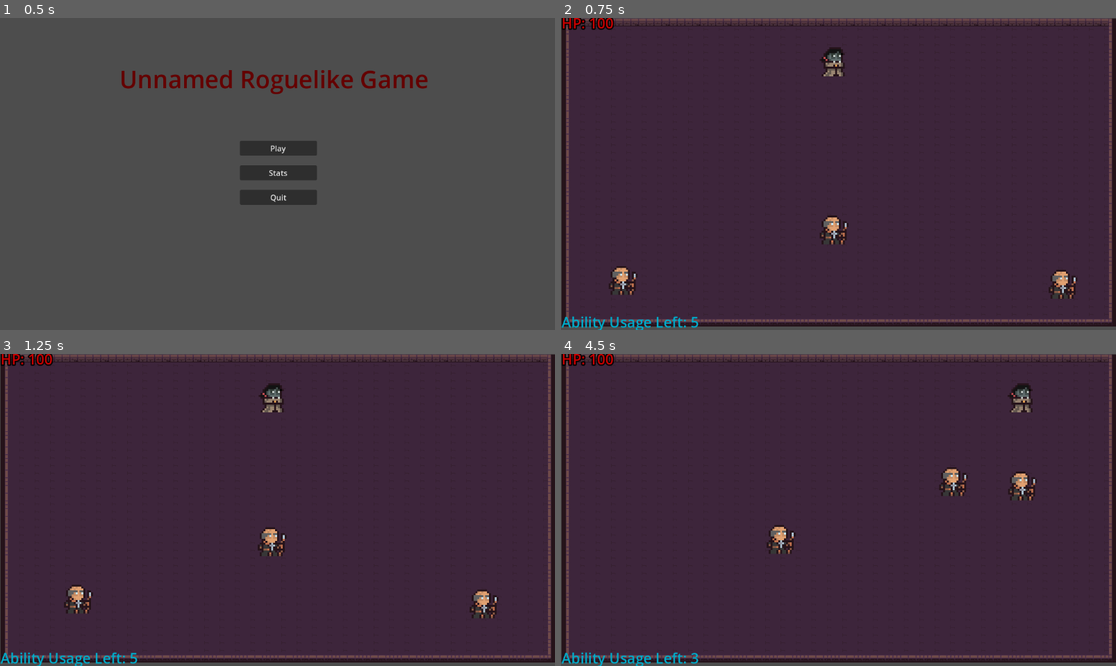
Above: before the commit, frames 1-4 (two rows, left to right).
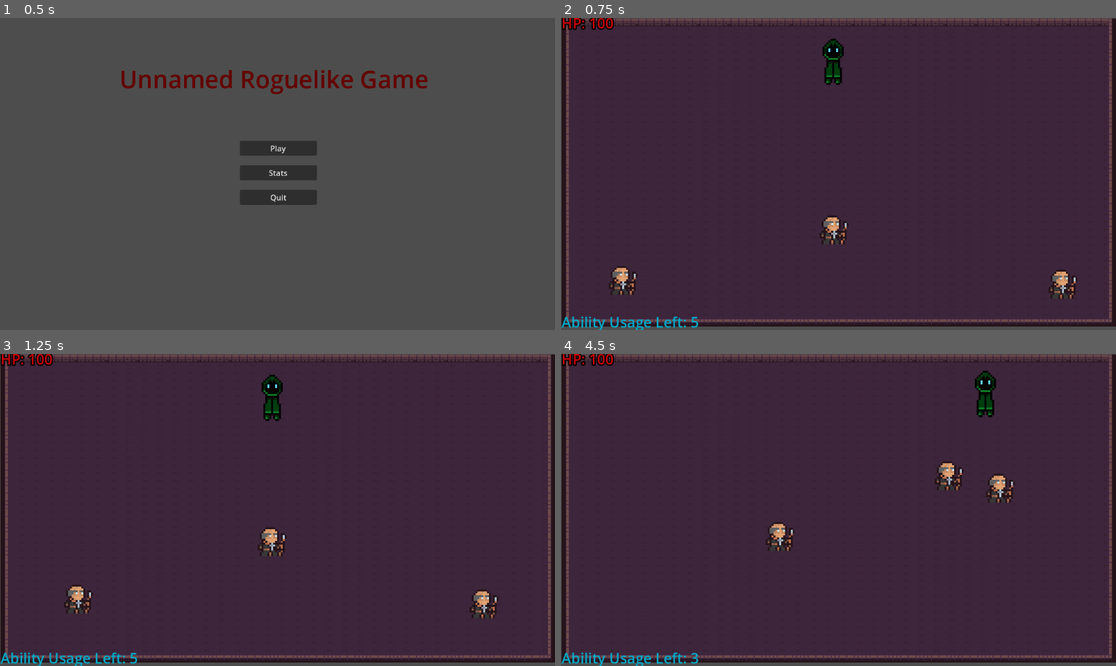
Above: after the commit, the same moments.

Repository: Unnamed-Roguelike-Game/Game
Game: Godot game, scene res://Main_Menu.tscn
Two runs of this game, one before a commit and one after it. Both use one fixed random seed, a clock stepped at 60 frames per second and the inputs below.
Inputs (mouse positions are in pixels of both pictures, inside the frame that each line leads up to):
- Up to frame 1 (0.5 s): no input
- Up to frame 2 (0.75 s): click "Play" at 0.5 s
- Up to frame 3 (1.25 s): no input
- Up to frame 4 (4.5 s): move the mouse to (960, 494) at 1.27 s; hold D (right) 1.28-2.03 s; click (960, 494) at 1.35 s; move the mouse to (727, 525) at 2.02 s; hold S (down) 2.03-2.78 s; tap E (use_ability) at 2.1, 3.6 s; move the mouse to (894, 441) at 2.77 s; hold D (right) 2.78-3.53 s; click (894, 441) at 2.85 s; move the mouse to (810, 572) at 3.52 s; hold W (up) 3.53-4.28 s; move the mouse to (1005, 556) at 4.27 s; hold A (left) from 4.28 s (still down); click (1005, 556) at 4.35 s

Frame 1 is identical in both runs. In frame 2, 0.5% of the frame differs, in the area x 46-52%, y 6-22%; in frame 3, 0.5%; in frame 4, 2.0%, in the area x 36-86%, y 5-65%.

Commit message:
#79 #80 #81 I1.6 I1.7 I1.8 Player Idle and Running Animations (#166)
* Replace player sprite, add AnimationPlayer

* Add all Idle and Running Animations for Player

* Remove temporary player damage animation, rework player damage functions

* Add 4-way directional animations, remove AnimationPlayer

* Clean code a bit more, add comments

* Break up conditionals into variables

* Cleanup player script

* Add missing type declaration

Diff:
--- a/Unnamed Roguelike Game/Player.gd
+++ b/Unnamed Roguelike Game/Player.gd
@@ -5,6 +5,7 @@
 
 @onready var arrow_direction: Marker2D = $"Projectile Spawn"
 @onready var hurt_timer: Timer = $"Hurt_Timer"
+@onready var animated_sprite_2d: AnimatedSprite2D = $"AnimatedSprite2D"
 
 var enemies_in_hitbox: Array = []
 
@@ -14,20 +15,81 @@
 var max_ability_usage: int = 5
 var ability_used_count: int = 0
 
+
 func _physics_process(delta: float) -> void:
 
 	var input_direction: Vector2 = Input.get_vector("left", "right", "up", "down").normalized()
+	var mouse_direction: Vector2 = get_local_mouse_position().normalized()
 
-	velocity = input_direction * player_speed * delta
+	handle_movement_input(delta)
+	handle_action_input()
+	handle_animations(input_direction, mouse_direction)
+	handle_damage()
 
 
+func handle_movement_input(delta: float) -> void:
+	var input_direction: Vector2 = Input.get_vector("left", "right", "up", "down").normalized()
+	velocity = input_direction * player_speed * delta
+	move_and_collide(velocity)
+
+
+func handle_action_input() -> void:
 	if Input.is_action_just_pressed("shoot"):
 		shoot()
 
 	if Input.is_action_just_pressed("use_ability"):
 		use_heal_ability(10)
 
-	move_and_collide(velocity)
+
+func handle_animations(input_direction: Vector2, mouse_direction: Vector2) -> void:
+
+	# vertical_range represents the angle of the mouse relative to the character
+	# within_vertical_range will check if the mouse is within the bounds of vertical_range,
+	# to determine if the player is looking far up/down enough to justify making them
+	# face forward/back in their sprite, note that 0.8 is some arbitrary number, could be higher or lower
+	var vertical_range: float = 0.8
+	var within_vertical_range: bool = mouse_direction.x > -vertical_range and mouse_direction.x < vertical_range
+
+	var player_looking_back: bool = mouse_direction.y < 0
+	var player_looking_forward: bool = mouse_direction.y > 0
+
+	flip_sprite_direction(mouse_direction)
+
+	# Player is not moving
+	if input_direction == Vector2.ZERO:
+		if player_looking_back and within_vertical_range:
+			animated_sprite_2d.play("IdleBack")
+		elif player_looking_forward  and within_vertical_range:
+			animated_sprite_2d.play("IdleForward")
+		else:
+			animated_sprite_2d.play("IdleSide")
+
+	# Player is moving
+	else:
+		if player_looking_back and within_vertical_range:
+			animated_sprite_2d.play("RunBack")
+		elif player_looking_forward  and within_vertical_range:
+			animated_sprite_2d.play("RunForward")
+		else:
+			animated_sprite_2d.play("RunSide")
+
+
+func handle_damage() -> void:
+	if enemies_in_hitbox.is_empty():
+		return
+
+	if !hurt_timer.is_stopped():
+		return
+
+	player_hit()
+	hurt_timer.start(1)
+
+
+func flip_sprite_direction(mouse_direction: Vector2) -> void:
+	if mouse_direction.x < 0:
+		animated_sprite_2d.flip_h = true
+	else:
+		animated_sprite_2d.flip_h = false
 
 
 func use_heal_ability(health_to_heal: int) -> void:
@@ -44,11 +106,6 @@
 	current_player_health = min(current_player_health + health_to_heal, max_player_health)
 
 
-func player_death():
-	if current_player_health <= 0:
-		self.queue_free()
-
-
 func shoot() -> void:
 	var arrow: Node2D = Arrow.instantiate()
 	arrow_direction.look_at(get_global_mouse_position())
@@ -58,36 +115,16 @@
 
 func player_hit() -> void:
 	current_player_health -= 10
-	player_death()
-	modulate.a = 0.5
-	modulate.b = 0
-	modulate.g = 0
-	hurt_timer.start()
-	#Psuedo Hurt animation to show when I-Frames start/end
-	var tween: Tween = get_tree().create_tween()
-	var tween2: Tween = get_tree().create_tween()
-	var tween3: Tween = get_tree().create_tween()
-	tween.tween_property(self, "modulate:a", 1, 1.5)
-	tween2.tween_property(self, "modulate:b", 1, 1)
-	tween3.tween_property(self, "modulate:g", 1, 1)
+
+	if current_player_health <= 0:
+		self.queue_free()
 
 
 func _on_hurtbox_body_entered(body: Node2D) -> void:
 	if "Enemy" in body.name:
-		if enemies_in_hitbox.is_empty():
-			enemies_in_hitbox.push_back(body.name)
-		if modulate.a == 1:
-			player_hit()
+		enemies_in_hitbox.push_back(body.name)
 
 
 func _on_hurtbox_body_exited(body: Node2D) -> void:
 	if "Enemy" in body.name:
 		enemies_in_hitbox.pop_back()
-
-
-func _on_hurt_timer_timeout() -> void:
-	modulate.a = 1
-	modulate.b = 1
-	modulate.g = 1
-	if !enemies_in_hitbox.is_empty():
-		player_hit()
--- a/Unnamed Roguelike Game/Player.tscn
+++ b/Unnamed Roguelike Game/Player.tscn
@@ -1,31 +1,175 @@
-[gd_scene load_steps=8 format=3 uid="uid://b06g5m8ciufci"]
+[gd_scene load_steps=25 format=3 uid="uid://b06g5m8ciufci"]
 
 [ext_resource type="Script" path="res://Player.gd" id="1_mnvdn"]
 [ext_resource type="PackedScene" uid="uid://vpxnb4ig426g" path="res://Player_Projectile.tscn" id="2_515bq"]
-[ext_resource type="Texture2D" uid="uid://q27rjo51gs7l" path="res://assets/placeholder assets/character and tileset/Dungeon_Character_2.png" id="2_mu5ym"]
+[ext_resource type="Texture2D" uid="uid://c4iqoybbiw31l" path="res://assets/PlayerAssets/PlayerSpriteSheet.png" id="3_58hss"]
 
 [sub_resource type="CapsuleShape2D" id="CapsuleShape2D_lacq0"]
-radius = 6.75
-height = 16.0
-
-[sub_resource type="AtlasTexture" id="AtlasTexture_r605k"]
-atlas = ExtResource("2_mu5ym")
-region = Rect2(32, 16, 16, 16)
-
-[sub_resource type="SpriteFrames" id="SpriteFrames_rjec6"]
+radius = 5.5
+height = 23.5
+
+[sub_resource type="AtlasTexture" id="AtlasTexture_ixuyr"]
+atlas = ExtResource("3_58hss")
+region = Rect2(255, 0, 17, 29)
+
+[sub_resource type="AtlasTexture" id="AtlasTexture_opnqr"]
+atlas = ExtResource("3_58hss")
+region = Rect2(17, 0, 17, 29)
+
+[sub_resource type="AtlasTexture" id="AtlasTexture_r34nv"]
+atlas = ExtResource("3_58hss")
+region = Rect2(34, 0, 17, 29)
+
+[sub_resource type="AtlasTexture" id="AtlasTexture_yges1"]
+atlas = ExtResource("3_58hss")
+region = Rect2(51, 0, 17, 29)
+
+[sub_resource type="AtlasTexture" id="AtlasTexture_lqttc"]
+atlas = ExtResource("3_58hss")
+region = Rect2(68, 0, 17, 29)
+
+[sub_resource type="AtlasTexture" id="AtlasTexture_0bg5t"]
+atlas = ExtResource("3_58hss")
+region = Rect2(153, 0, 17, 29)
+
+[sub_resource type="AtlasTexture" id="AtlasTexture_d6h4h"]
+atlas = ExtResource("3_58hss")
+region = Rect2(289, 0, 17, 29)
+
+[sub_resource type="AtlasTexture" id="AtlasTexture_qmo3u"]
+atlas = ExtResource("3_58hss")
+region = Rect2(306, 0, 17, 29)
+
+[sub_resource type="AtlasTexture" id="AtlasTexture_rdwrh"]
+atlas = ExtResource("3_58hss")
+region = Rect2(323, 0, 17, 29)
+
+[sub_resource type="AtlasTexture" id="AtlasTexture_eyses"]
+atlas = ExtResource("3_58hss")
+region = Rect2(340, 0, 17, 29)
+
+[sub_resource type="AtlasTexture" id="AtlasTexture_sh13x"]
+atlas = ExtResource("3_58hss")
+region = Rect2(85, 0, 17, 29)
+
+[sub_resource type="AtlasTexture" id="AtlasTexture_ne1vk"]
+atlas = ExtResource("3_58hss")
+region = Rect2(102, 0, 17, 29)
+
+[sub_resource type="AtlasTexture" id="AtlasTexture_q8v3y"]
+atlas = ExtResource("3_58hss")
+region = Rect2(119, 0, 17, 29)
+
+[sub_resource type="AtlasTexture" id="AtlasTexture_b6mnw"]
+atlas = ExtResource("3_58hss")
+region = Rect2(136, 0, 17, 29)
+
+[sub_resource type="AtlasTexture" id="AtlasTexture_l1x7h"]
+atlas = ExtResource("3_58hss")
+region = Rect2(170, 0, 17, 29)
+
+[sub_resource type="AtlasTexture" id="AtlasTexture_advcg"]
+atlas = ExtResource("3_58hss")
+region = Rect2(187, 0, 17, 29)
+
+[sub_resource type="AtlasTexture" id="AtlasTexture_1kk66"]
+atlas = ExtResource("3_58hss")
+region = Rect2(204, 0, 17, 29)
+
+[sub_resource type="AtlasTexture" id="AtlasTexture_dveys"]
+atlas = ExtResource("3_58hss")
+region = Rect2(221, 0, 17, 29)
+
+[sub_resource type="SpriteFrames" id="SpriteFrames_ju47r"]
 animations = [{
 "frames": [{
 "duration": 1.0,
-"texture": SubResource("AtlasTexture_r605k")
-}],
-"loop": true,
-"name": &"default",
+"texture": SubResource("AtlasTexture_ixuyr")
+}],
+"loop": true,
+"name": &"IdleBack",
+"speed": 5.0
+}, {
+"frames": [{
+"duration": 1.0,
+"texture": SubResource("AtlasTexture_opnqr")
+}, {
+"duration": 1.0,
+"texture": SubResource("AtlasTexture_r34nv")
+}, {
+"duration": 1.0,
+"texture": SubResource("AtlasTexture_yges1")
+}, {
+"duration": 1.0,
+"texture": SubResource("AtlasTexture_lqttc")
+}],
+"loop": true,
+"name": &"IdleForward",
+"speed": 5.0
+}, {
+"frames": [{
+"duration": 1.0,
+"texture": SubResource("AtlasTexture_0bg5t")
+}],
+"loop": true,
+"name": &"IdleSide",
+"speed": 5.0
+}, {
+"frames": [{
+"duration": 1.0,
+"texture": SubResource("AtlasTexture_d6h4h")
+}, {
+"duration": 1.0,
+"texture": SubResource("AtlasTexture_qmo3u")
+}, {
+"duration": 1.0,
+"texture": SubResource("AtlasTexture_rdwrh")
+}, {
+"duration": 1.0,
+"texture": SubResource("AtlasTexture_eyses")
+}],
+"loop": true,
+"name": &"RunBack",
+"speed": 5.0
+}, {
+"frames": [{
+"duration": 1.0,
+"texture": SubResource("AtlasTexture_sh13x")
+}, {
+"duration": 1.0,
+"texture": SubResource("AtlasTexture_ne1vk")
+}, {
+"duration": 1.0,
+"texture": SubResource("AtlasTexture_q8v3y")
+}, {
+"duration": 1.0,
+"texture": SubResource("AtlasTexture_b6mnw")
+}],
+"loop": true,
+"name": &"RunForward",
+"speed": 5.0
+}, {
+"frames": [{
+"duration": 1.0,
+"texture": SubResource("AtlasTexture_l1x7h")
+}, {
+"duration": 1.0,
+"texture": SubResource("AtlasTexture_advcg")
+}, {
+"duration": 1.0,
+"texture": SubResource("AtlasTexture_1kk66")
+}, {
+"duration": 1.0,
+"texture": SubResource("AtlasTexture_dveys")
+}],
+"loop": true,
+"name": &"RunSide",
 "speed": 5.0
 }]
 
 [sub_resource type="CapsuleShape2D" id="CapsuleShape2D_pcabg"]
-radius = 7.5
-height = 17.5
+radius = 5.5
+height = 24.0
 
 [node name="Player" type="CharacterBody2D" groups=["Player"]]
 scale = Vector2(4, 4)
@@ -40,7 +184,9 @@
 metadata/_edit_lock_ = true
 
 [node name="AnimatedSprite2D" type="AnimatedSprite2D" parent="." groups=["Player"]]
-sprite_frames = SubResource("SpriteFrames_rjec6")
+sprite_frames = SubResource("SpriteFrames_ju47r")
+animation = &"IdleForward"
+autoplay = "IdleForward"
 metadata/_edit_lock_ = true
 
 [node name="Hurtbox" type="Area2D" parent="." groups=["Player"]]
@@ -59,4 +205,3 @@
 
 [connection signal="body_entered" from="Hurtbox" to="." method="_on_hurtbox_body_entered"]
 [connection signal="body_exited" from="Hurtbox" to="." method="_on_hurtbox_body_exited"]
-[connection signal="timeout" from="Hurt_Timer" to="." method="_on_hurt_timer_timeout"]
